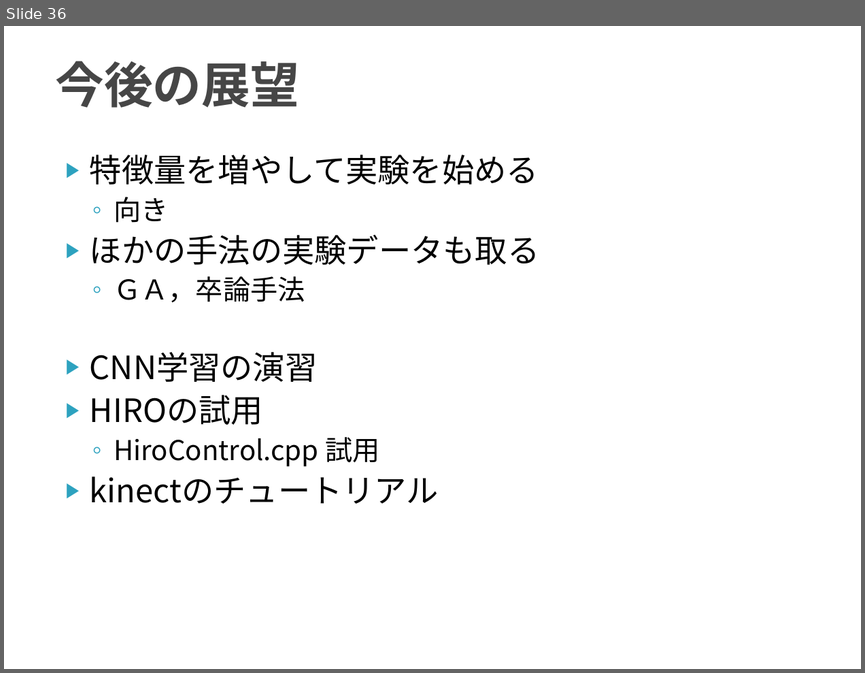
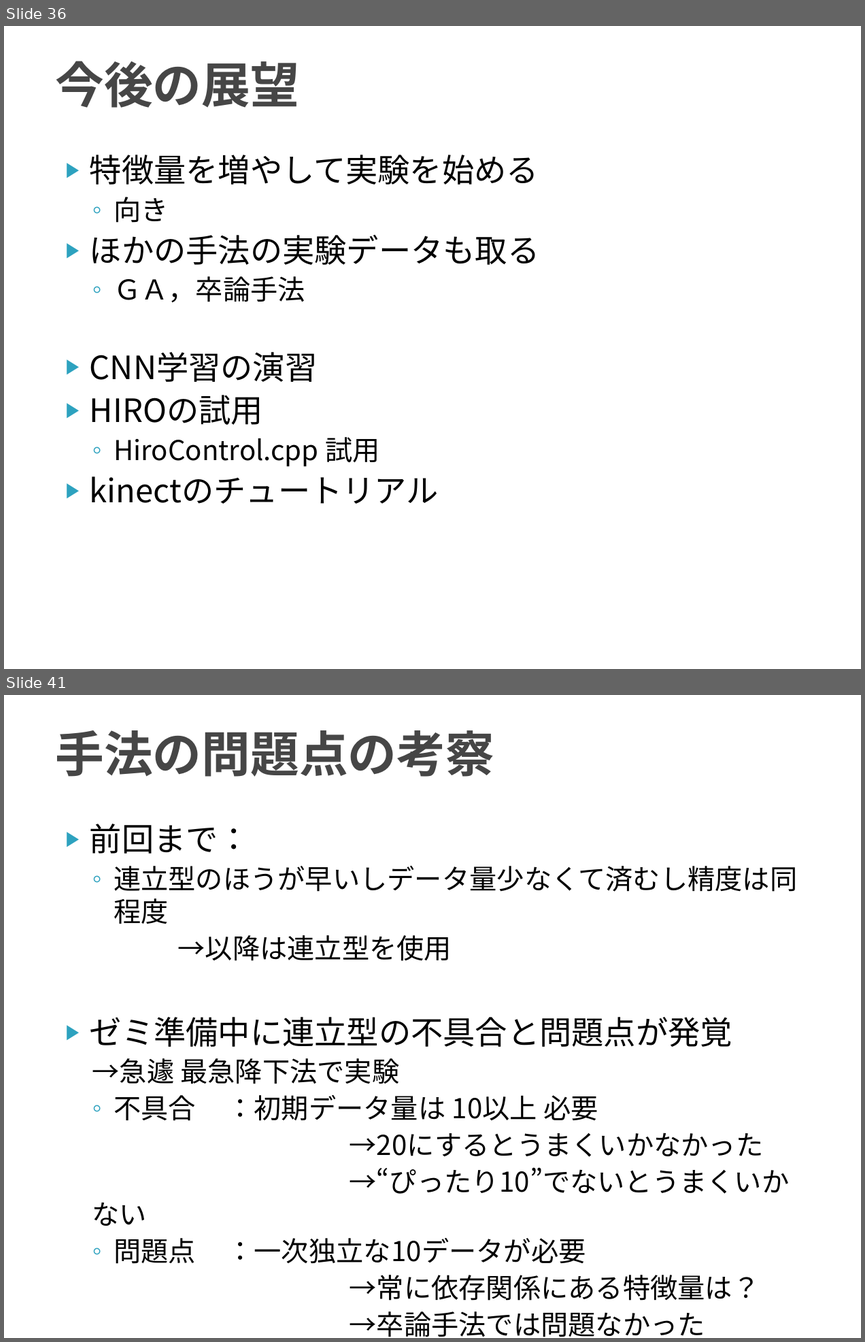
Before and after one commit to TetsuyaKomota/GitforEclipseTest, a slide deck: IntentionLearning_v2/slide/discussion2016.pptx. Shown one above the other, each under a label of ours: slide 36 before the commit, slides 36 and 41 after it; the slides between them are not shown. The pictures are 865x673 and 865x1342 pixels, drawn with LibreOffice and Linux fonts; fonts in the diff are those of the drawing. Boxes give left, top, right and bottom in pixels: in the first picture for what was removed or moved away, otherwise in the second. Text is boxed around its words. In the diff, an @@ line names an element or a change of style, - is before the commit and + after.

Commit message:
一連のMat_SOINN初期データ量問題の原因がおそらくまともにSOINNを動かしていなかったことであることが判明した． 単に枝刈りをし忘れていたということもあるが，そもそもSOINNがグラフをうまく構成できていないことが分かるので，v2 としてきちんと考察しなおすことにする．

```diff
--- a/IntentionLearning_v2/slide/discussion2016.pptx
+++ b/IntentionLearning_v2/slide/discussion2016.pptx
@@ slide 41 added at bbox=[4, 695, 861, 1338], background #FFFFFF @@
@@ title added at bbox=[55, 730, 494, 777], 41 pt, text #464646, bold @@
+手法の問題点の考察
@@ text added at bbox=[90, 824, 797, 1300], 23 pt, text #000000 @@
+▶ 前回まで：
+  ◦ 連立型のほうが早いしデータ量少なくて済むし精度は同程度
+  →以降は連立型を使用
+▶ ゼミ準備中に連立型の不具合と問題点が発覚
+  →急遽 最急降下法で実験
+  ◦ 不具合 ：初期データ量は 10以上 必要
+  →20にするとうまくいかなかった
+  →“ぴったり10”でないとうまくいかない
+  ◦ 問題点 ：一次独立な10データが必要
+  →常に依存関係にある特徴量は？
+  →卒論手法では問題なかった
```
Also in this commit, not shown: 7 other slides added, 6 other files.
